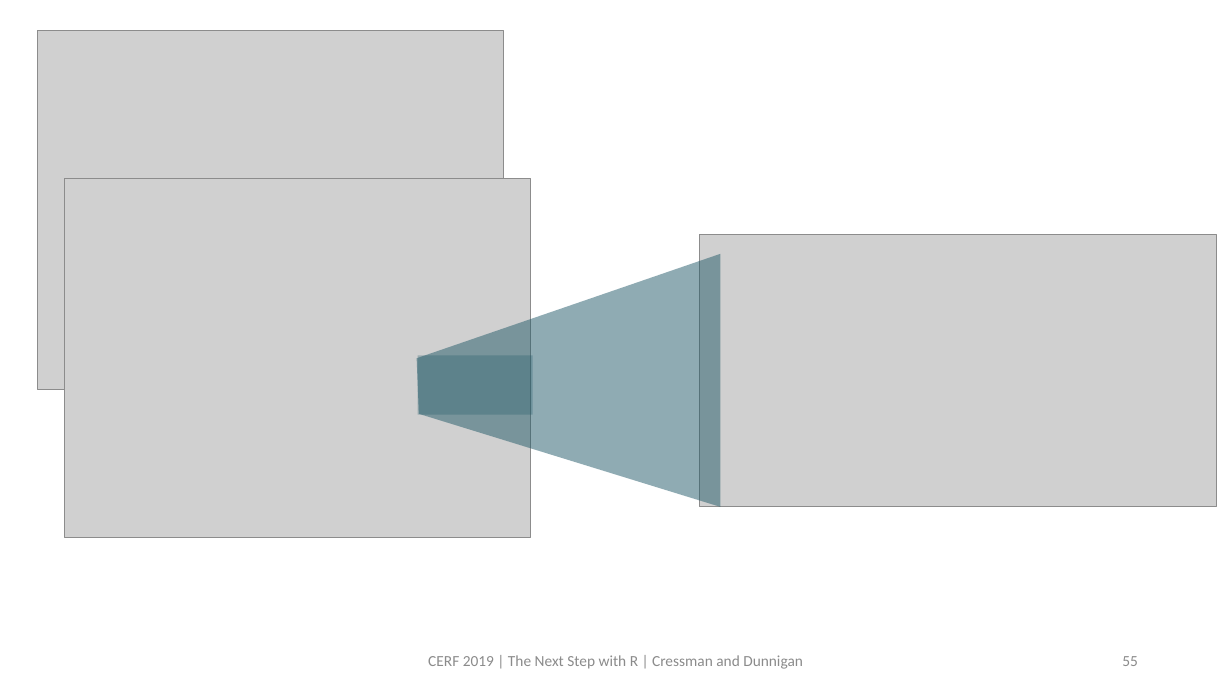
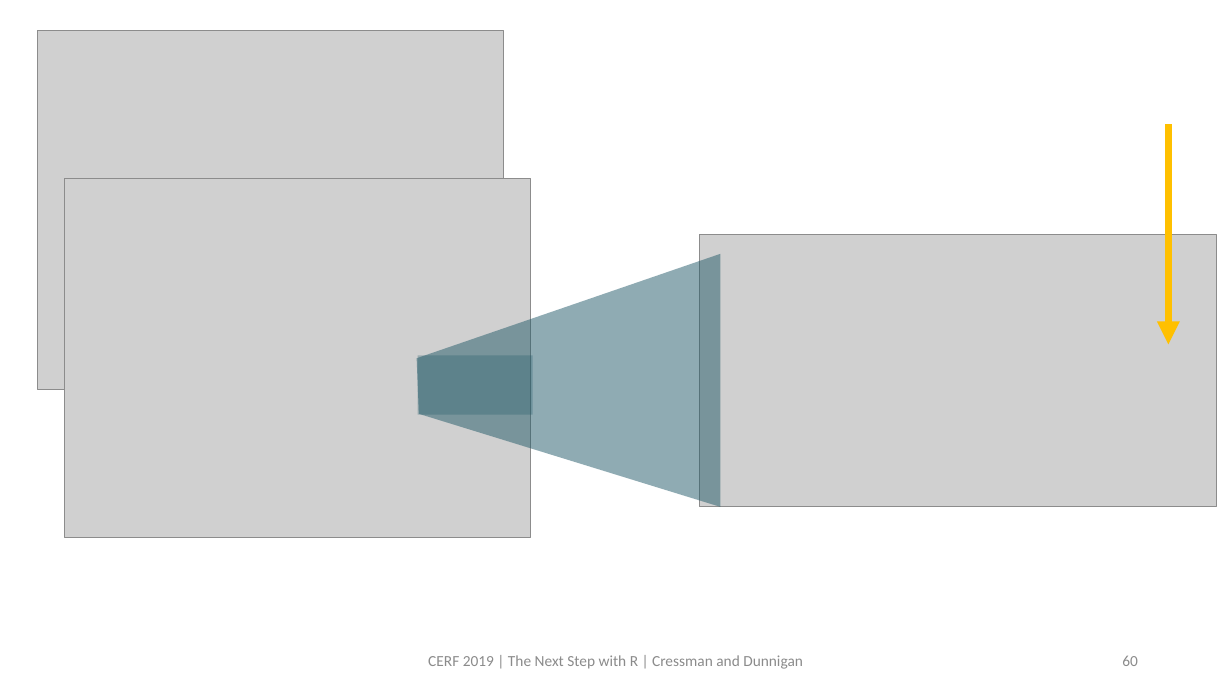
Before and after one commit to swmpkim/2019_CERF, a slide deck: slide 60 of slides/01_Visualize.pptx (slide 55 before the commit). Drawn at 1232x693 pixels with LibreOffice and Linux fonts; fonts in the diff are those of the drawing; grey boxes stand for pictures. Boxes give left, top, right and bottom in pixels: in the first picture for what was removed or moved away, otherwise in the second. Text is boxed around its words. In the diff, an @@ line names an element or a change of style, - is before the commit and + after.

```diff
--- a/slides/01_Visualize.pptx
+++ b/slides/01_Visualize.pptx
@@ arrow added from (1168, 124) to (1168, 345), #FFC000 6 pt @@
@@ page number at bbox=[1122, 655, 1138, 666]: text changed @@
-55
+60
```
Also in this commit, not shown: 9 other slides changed, 10 slides added.
